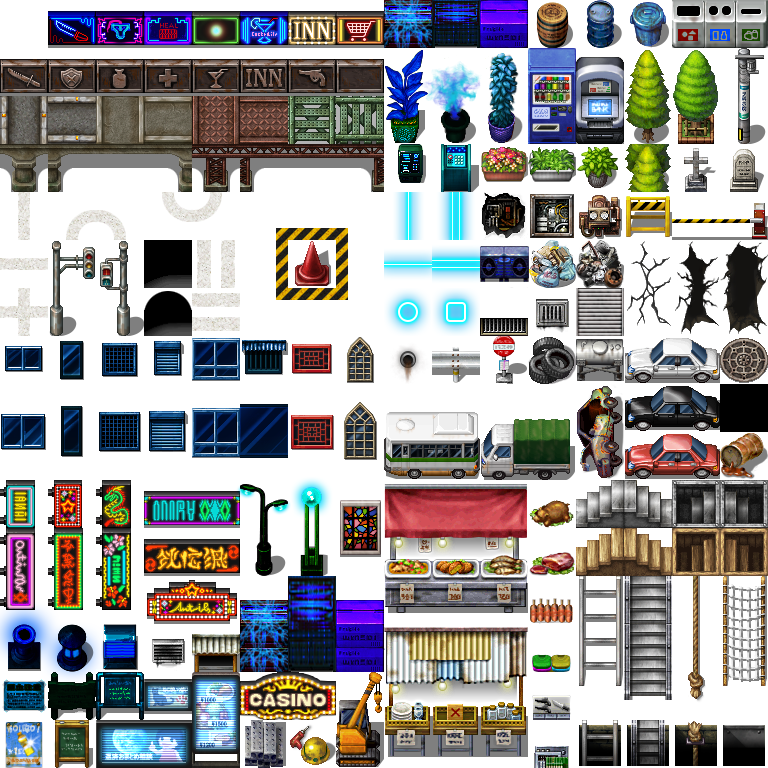
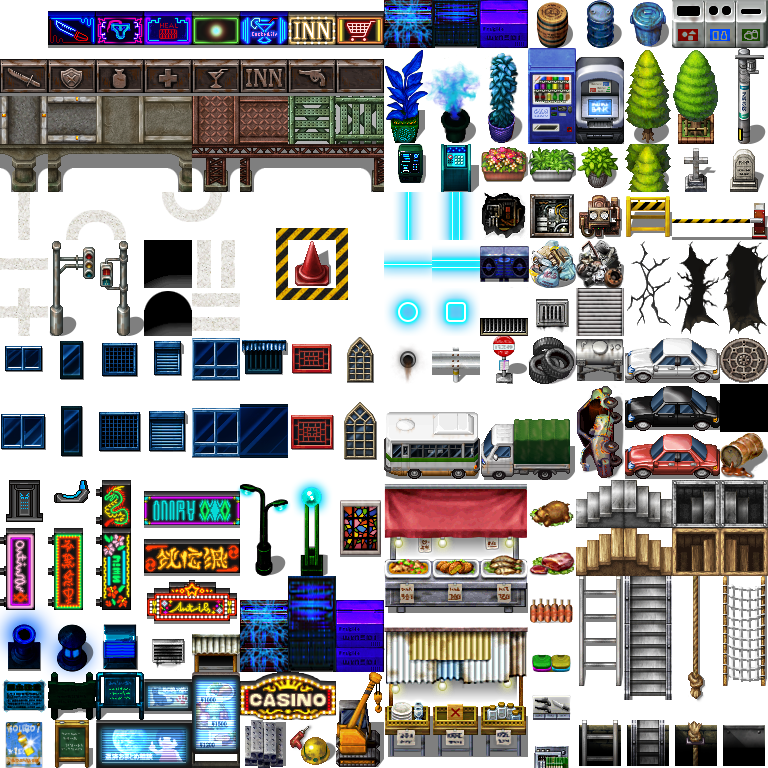
Before/after of a 768px x 768px layered artwork. What changed in the layer stack:
removed layer "Слой 1" over [0,480,90,528]
added layer "Локатор" above "Все" over [54,480,90,503]
added layer "Все" over [0,480,90,528]
